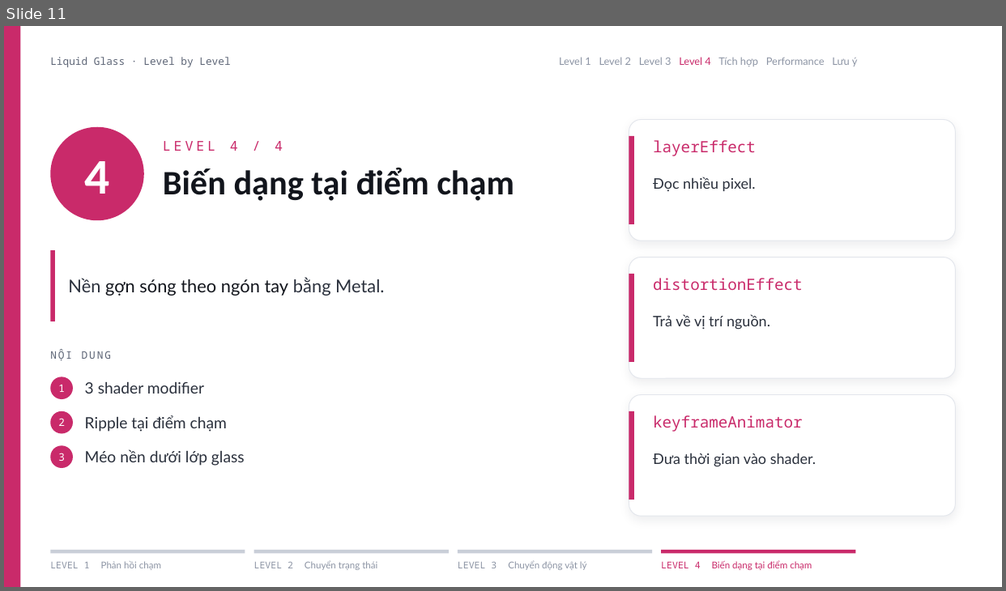
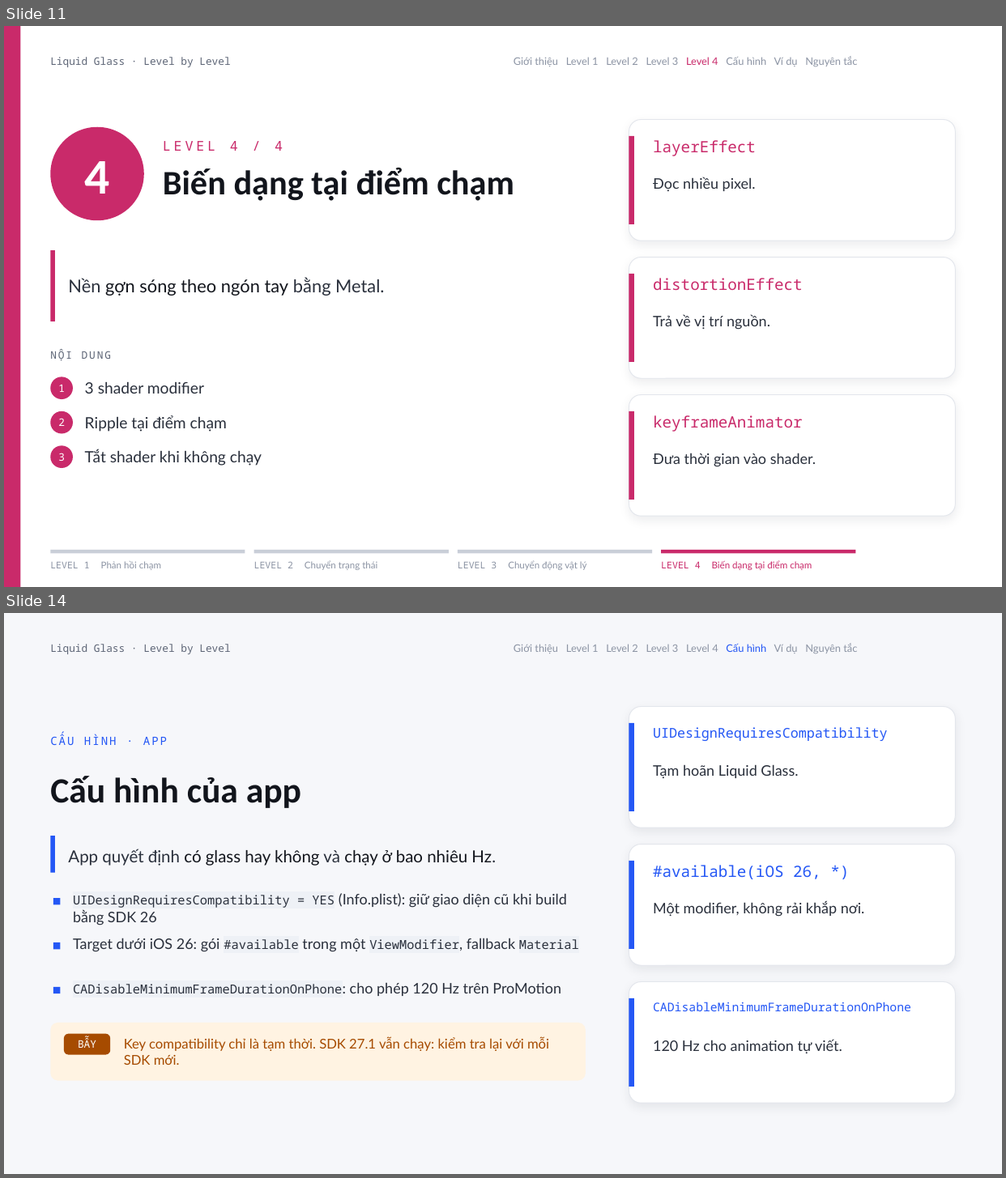
Before and after one commit to matech03/workshop-liquid-glass, a slide deck: slides/Trai-nghiem-Liquid-Glass.pptx. Shown one above the other, each under a label of ours: slide 11 before the commit, slides 11 and 14 after it; the slides between them are not shown. The pictures are 1006x591 and 1006x1178 pixels, drawn with LibreOffice and Linux fonts; fonts in the diff are those of the drawing. Boxes give left, top, right and bottom in pixels: in the first picture for what was removed or moved away, otherwise in the second. Text is boxed around its words. In the diff, an @@ line names an element or a change of style, - is before the commit and + after.

```diff
--- a/slides/Trai-nghiem-Liquid-Glass.pptx
+++ b/slides/Trai-nghiem-Liquid-Glass.pptx
@@ slide 14 added at box(4, 613, 1002, 1174), background #F6F7FA @@
@@ text added at box(50, 644, 230, 654), 10 pt, text #5D6576 @@
+Liquid Glass · Level by Level
@@ text added at box(513, 643, 857, 653), 10 pt, text #8C94A4 @@
+Giới thiệu Level 1 Level 2 Level 3 Level 4 Cấu hình Ví dụ Nguyên tắc
@@ rounded rectangle added at box(629, 707, 956, 828), fill #FFFFFF, outline #E3E6EC 0.75 pt @@
@@ rectangle added at box(629, 723, 634, 811), fill #2457F5 @@
@@ text added at box(653, 727, 888, 741), 13 pt, text #2457F5 @@
+UIDesignRequiresCompatibility
@@ text added at box(50, 735, 167, 745), 11 pt, text #2457F5 @@
+CẤU HÌNH · APP
@@ text added at box(50, 776, 301, 808), 34 pt, text #12151C, bold @@
+Cấu hình của app
@@ text added at box(653, 764, 798, 778), 14 pt, text #2A303C @@
+Tạm hoãn Liquid Glass.
@@ rectangle added at box(50, 836, 55, 873), fill #2457F5 @@
@@ text added at box(68, 849, 496, 866), 16 pt, text #12151C @@
+App quyết định có glass hay không và chạy ở bao nhiêu Hz.
@@ rounded rectangle added at box(629, 845, 956, 965), fill #FFFFFF, outline #E3E6EC 0.75 pt @@
@@ rectangle added at box(629, 861, 634, 949), fill #2457F5 @@
@@ text added at box(653, 865, 821, 879), 15 pt, text #2457F5 @@
+#available(iOS 26, *)
@@ rectangle added at box(53, 898, 60, 905), fill #2457F5 @@
@@ text added at box(73, 893, 567, 926), 14 pt, text #2A303C @@
+UIDesignRequiresCompatibility = YES (Info.plist): giữ giao diện cũ khi build bằng SDK 26
@@ text added at box(653, 901, 865, 917), 14 pt, text #2A303C @@
+Một modifier, không rải khắp nơi.
@@ rectangle added at box(53, 943, 60, 949), fill #2457F5 @@
@@ text added at box(73, 938, 579, 952), 14 pt, text #2A303C @@
+Target dưới iOS 26: gói #available trong một ViewModifier, fallback Material
@@ rectangle added at box(53, 987, 60, 994), fill #2457F5 @@
@@ text added at box(73, 982, 561, 996), 12 pt, text #2A303C @@
+CADisableMinimumFrameDurationOnPhone: cho phép 120 Hz trên ProMotion
@@ rounded rectangle added at box(629, 982, 956, 1103), fill #FFFFFF, outline #E3E6EC 0.75 pt @@
@@ rectangle added at box(629, 999, 634, 1087), fill #2457F5 @@
@@ rounded rectangle added at box(50, 1023, 586, 1081), fill #FFF3E2 @@
@@ text added at box(653, 1002, 911, 1012), 11.5 pt, text #2457F5 @@
+CADisableMinimumFrameDurationOnPhone
@@ rounded rectangle added at box(64, 1033, 110, 1054), fill #A64B00 @@
@@ text added at box(78, 1038, 96, 1048), 10 pt, text #FFFFFF @@
+BẪY
@@ text added at box(124, 1037, 549, 1065), 13 pt, text #A64B00 @@
+Key compatibility chỉ là tạm thời. SDK 27.1 vẫn chạy: kiểm tra lại với mỗi SDK mới.
@@ text added at box(653, 1039, 842, 1054), 14 pt, text #2A303C @@
+120 Hz cho animation tự viết.
@@ slide 11 changed as well @@
@@ text at box(513, 56, 857, 66): text changed @@
-Level 1 Level 2 Level 3 Level 4 Tích hợp Performance Lưu ý
+Giới thiệu Level 1 Level 2 Level 3 Level 4 Cấu hình Ví dụ Nguyên tắc
@@ text at box(85, 450, 262, 466): text changed @@
-Méo nền dưới lớp glass
+Tắt shader khi không chạy
```
Also in this commit, not shown: 11 other slides changed, 5 other slides added, 5 slides removed, 51 other files.
